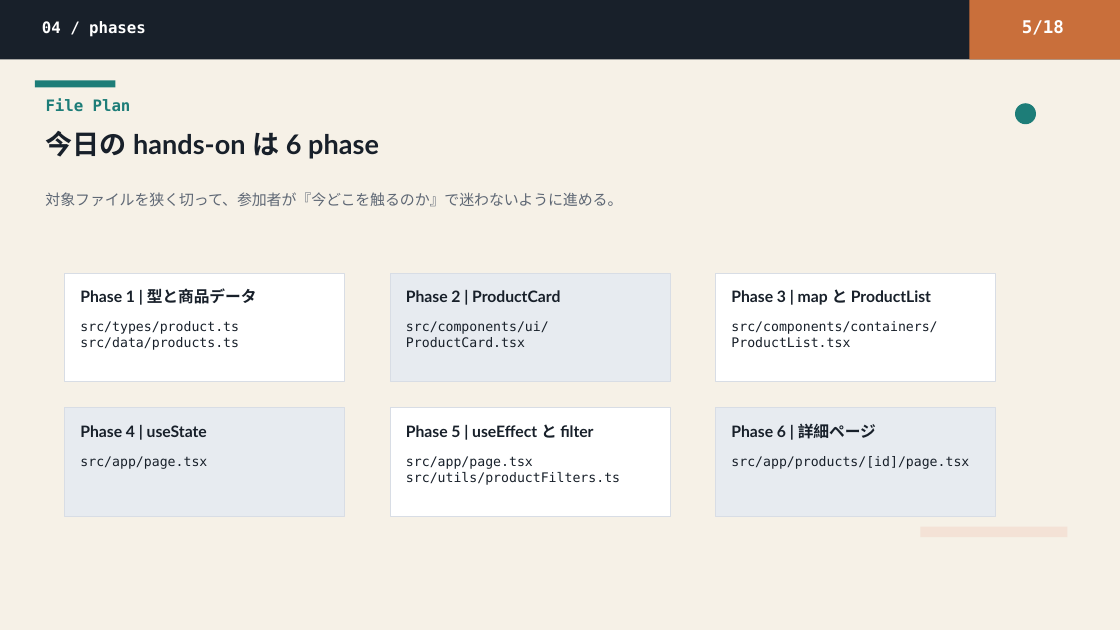
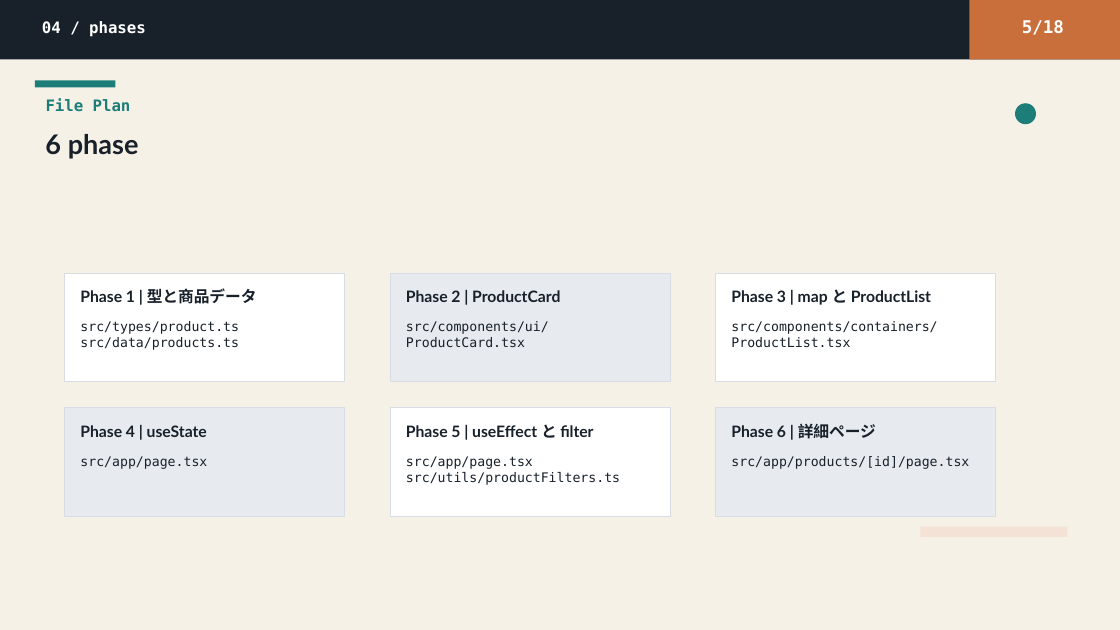
Before and after one commit to Kyutech-Code-Lab/KCLhackEC-2026, a slide deck: slide 1 of materials/2026/slides/kcl-frontend-2026-handson-ans.pptx (slide 5 before the commit). Drawn at 1120x630 pixels with LibreOffice and Linux fonts; fonts in the diff are those of the drawing. Boxes give left, top, right and bottom in pixels: in the first picture for what was removed or moved away, otherwise in the second. Text is boxed around its words. In the diff, an @@ line names an element or a change of style, - is before the commit and + after.

```diff
--- a/materials/2026/slides/kcl-frontend-2026-handson-ans.pptx
+++ b/materials/2026/slides/kcl-frontend-2026-handson-ans.pptx
@@ text at (45,134,139,159): text changed @@
-今日の hands-on は 6 phase
+6 phase
@@ text removed at (45,192,622,207) @@
-対象ファイルを狭く切って、参加者が『今どこを触るのか』で迷わないように進める。
```
Also in this commit, not shown: 5 slides removed, 15 other files.
